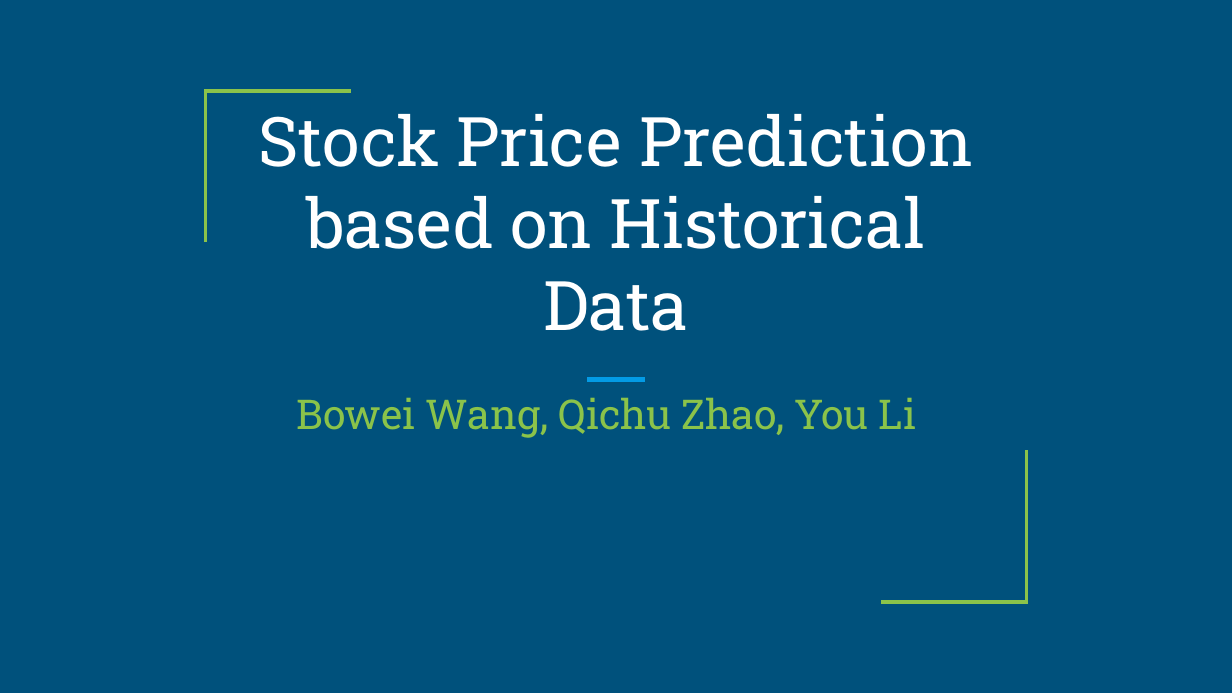
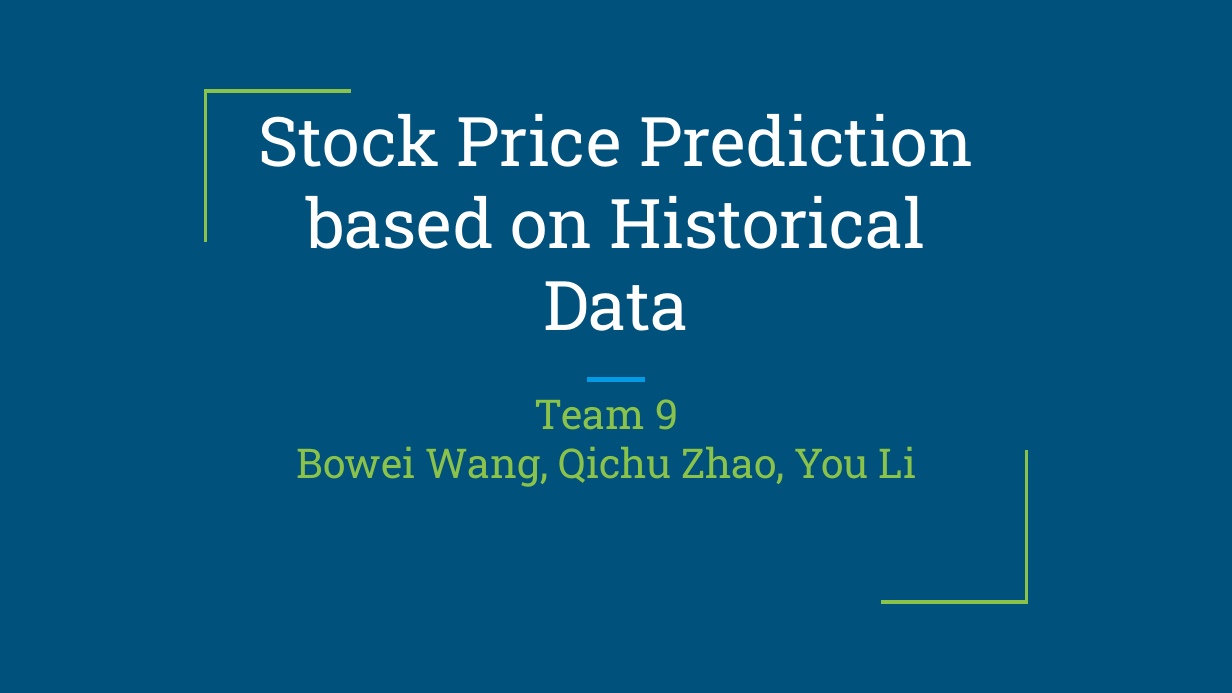
Before and after one commit to reasonwow/Stock_Prediction_Scala, a slide deck: slide 1 of Presentation/ScalaTeam9Planning.pptx. Drawn at 1232x693 pixels with LibreOffice and Linux fonts; fonts in the diff are those of the drawing. Boxes give left, top, right and bottom in pixels: in the first picture for what was removed or moved away, otherwise in the second. Text is boxed around its words. In the diff, an @@ line names an element or a change of style, - is before the commit and + after.

```diff
--- a/Presentation/ScalaTeam9Planning.pptx
+++ b/Presentation/ScalaTeam9Planning.pptx
@@ subtitle at [535,399,678,430]: paragraph added @@
+Team 9
```
Also in this commit, not shown: 4 other slides changed, 2 slides added, 1 other file.
